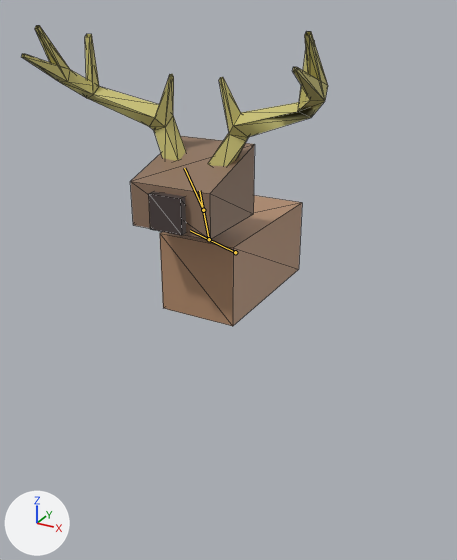
What one commit did to the glTF model assets/models/deer.glb.
Rendered twice from a 50 mm lens placed at (3.68, -6.9, 4.04), pointed at (0.32, -0.77, 0.97). The axes (+X, +Y, +Z) are drawn at lower left. The lights are the same throughout. The bones that bend it are drawn over the model as lines. Mesh edges are drawn as thin lines.

In view in the first picture: 'Chest', 'Head', 'Nose', 'Woods'.
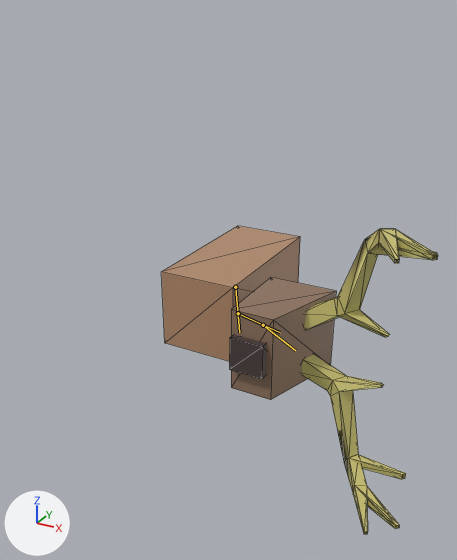
The newer file adds an action. The first version stands in its rest pose; the second is drawn at frame 30 of the action 'Die'.

Pixel boxes [x1, y1, x2, y2] of what changed, in the pictures (457 x 560 px):
'Woods', posed (55% narrower, 115% taller)
    before: [22, 25, 328, 166]
    after: [302, 229, 438, 534]
'Head', posed (16% narrower, 18% taller)
    before: [130, 136, 255, 240]
    after: [231, 277, 336, 400]
'Chest', posed
    before: [160, 195, 302, 326]
    after: [161, 226, 300, 361]
'Nose', posed
    before: [149, 191, 186, 235]
    after: [229, 334, 266, 379]
bone 'Bone', root to tip
    before: (235, 252) to (190, 230)
    after: (235, 287) to (239, 332)

The change in detail:
Bone 'Bone' (bone_bone) moves from (0.0, 0.0, 0.0) to (0.0, -0.412, 0.699).
Bone 'Bone' (bone_bone) turns from (0, 0, 0) to (60, -60, -90) degrees about its own x, y and z.
